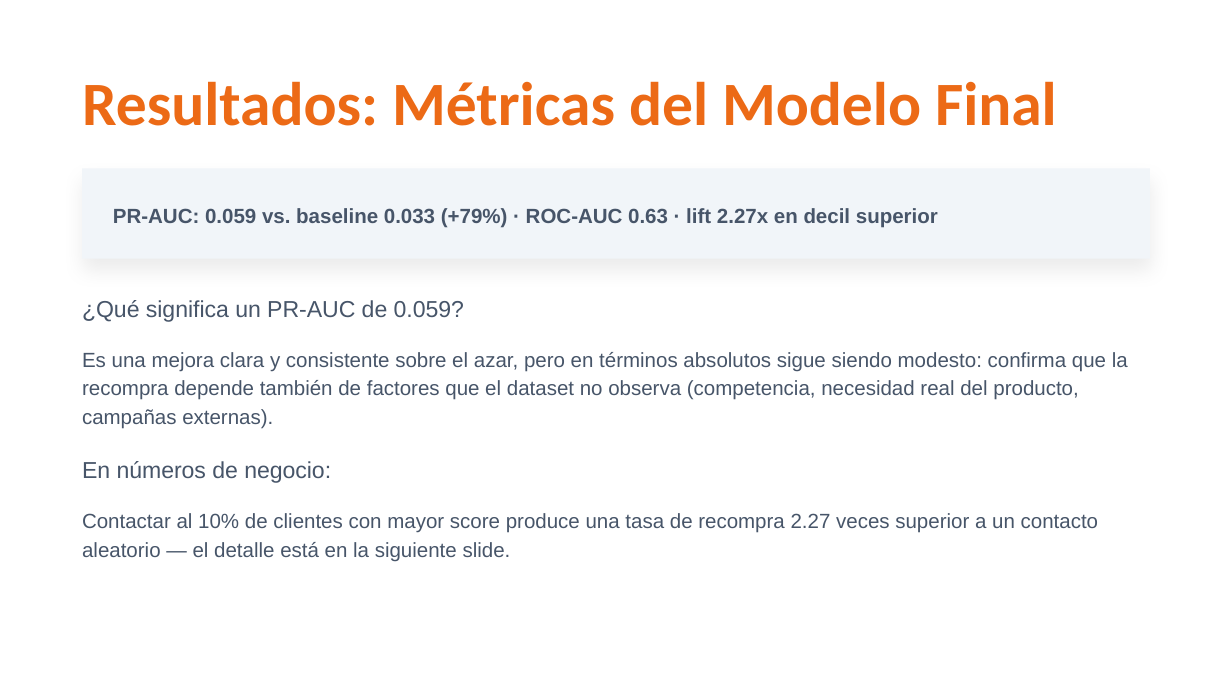
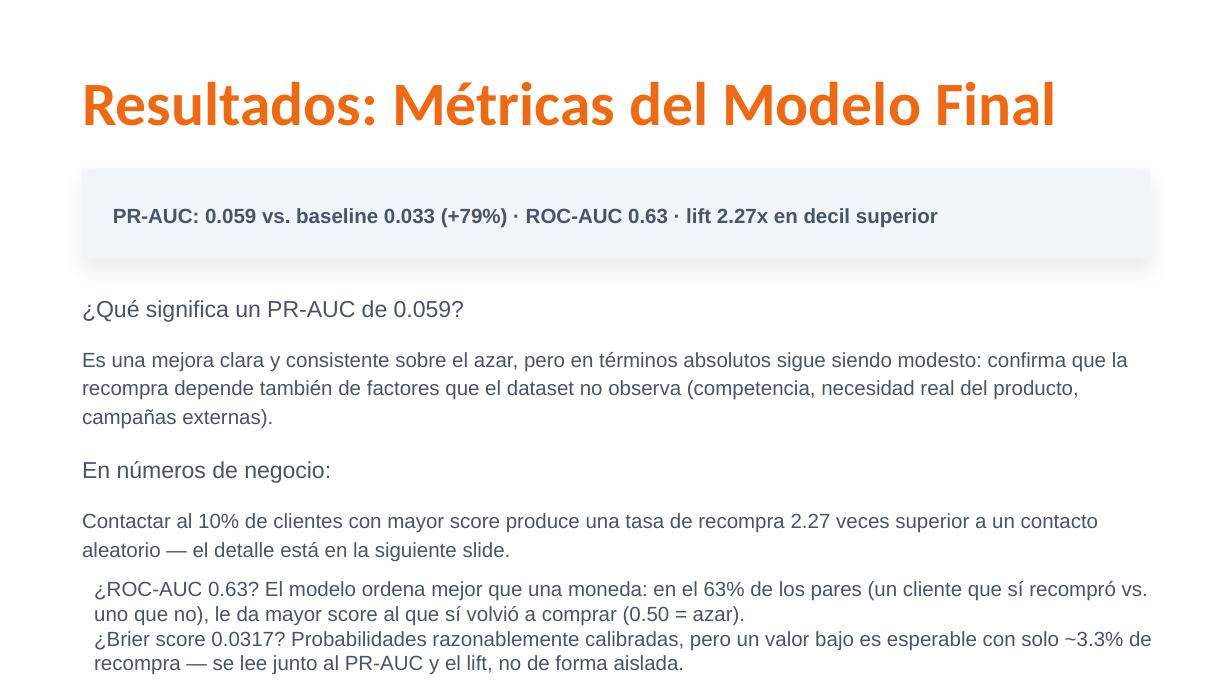
Before and after one commit to alexanderbaidal/ucg-olist-repeat-purchase-prediction, a slide deck: slide 13 of docs/Defensa_ShopMart_Olist.pptx. Drawn at 1232x693 pixels with LibreOffice and Linux fonts; fonts in the diff are those of the drawing; background and template pictures are left out. Boxes give left, top, right and bottom in pixels: in the first picture for what was removed or moved away, otherwise in the second. Text is boxed around its words. In the diff, an @@ line names an element or a change of style, - is before the commit and + after.

```diff
--- a/docs/Defensa_ShopMart_Olist.pptx
+++ b/docs/Defensa_ShopMart_Olist.pptx
@@ text added at (94,581,1152,675), 12 pt, text #475569 @@
+¿ROC-AUC 0.63? El modelo ordena mejor que una moneda: en el 63% de los pares (un cliente que sí recompró vs. uno que no), le da mayor score al que sí volvió a comprar (0.50 = azar).
+¿Brier score 0.0317? Probabilidades razonablemente calibradas, pero un valor bajo es esperable con solo ~3.3% de recompra — se lee junto al PR-AUC y el lift, no de forma aislada.
```
Also in this commit, not shown: 9 other files.
